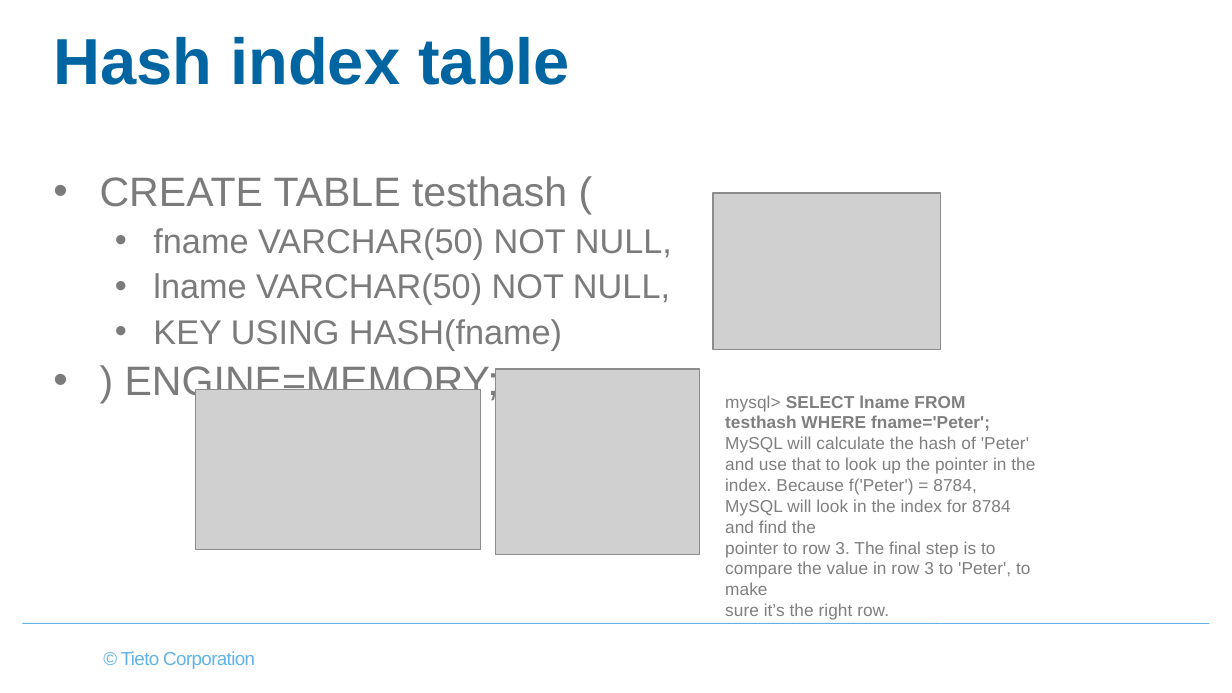
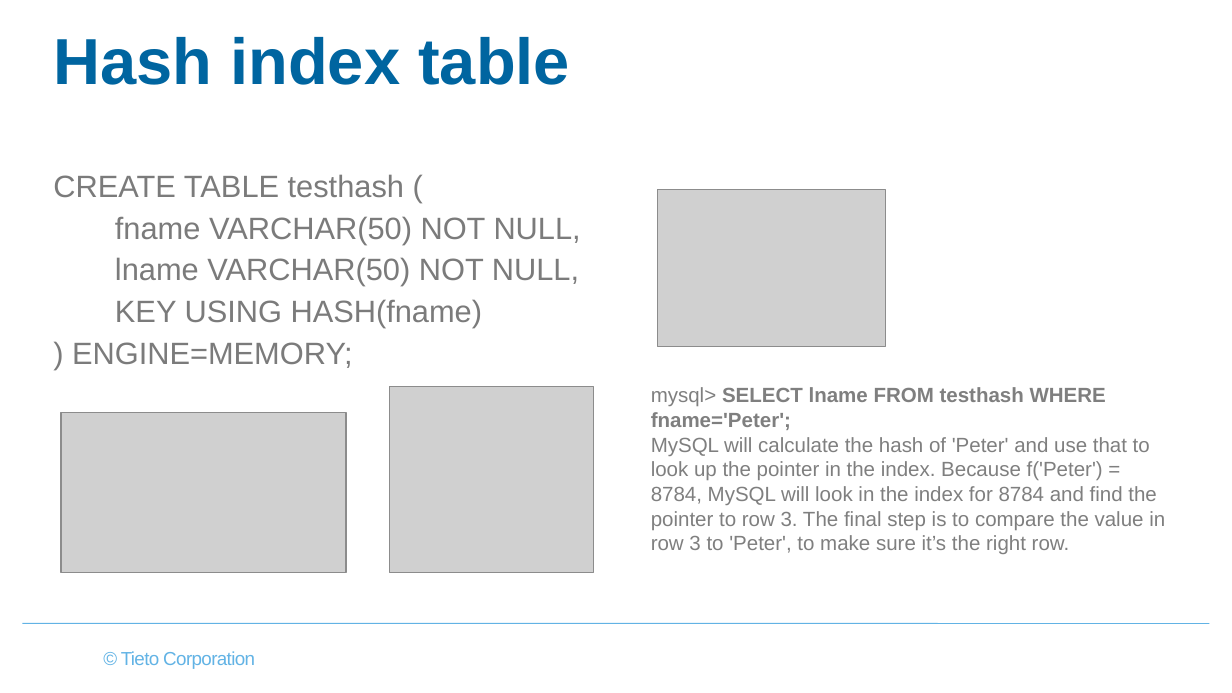
Before and after one commit to virh/case-study, a slide deck: slide 7 of vitess/MySQL Index & Orchestrator.pptx. Drawn at 1232x693 pixels with LibreOffice and Linux fonts; fonts in the diff are those of the drawing; grey boxes stand for pictures; background and template pictures are left out. Boxes give left, top, right and bottom in pixels: in the first picture for what was removed or moved away, otherwise in the second. Text is boxed around its words. In the diff, an @@ line names an element or a change of style, - is before the commit and + after.

Commit message:
update ppt

```diff
--- a/vitess/MySQL Index & Orchestrator.pptx
+++ b/vitess/MySQL Index & Orchestrator.pptx
@@ text "CREATE TABLE testhash (" at bbox=[53, 174, 581, 368]: size 24 to 18 pt in "CREATE TABLE testhash (", ") ENGINE=MEMORY;"; size 20 to 18 pt in "fname VARCHAR(50) NOT NULL,", "lname VARCHAR(50) NOT NULL,", "KEY USING HASH(fname)"; bullet • to none @@
@@ picture: place and size @@
-picture at bbox=[713, 193, 941, 350]
+picture at bbox=[658, 190, 886, 346]
@@ picture: place and size @@
-picture at bbox=[495, 370, 700, 556]
+picture at bbox=[389, 387, 594, 573]
@@ text "mysql> SELECT lname FROM testhash ...": place and size @@
-text "mysql> SELECT lname FROM testhash ..." at bbox=[725, 395, 1035, 620]
+text "mysql> SELECT lname FROM testhash ..." at bbox=[651, 387, 1165, 554]
@@ text at bbox=[651, 387, 1106, 430]: size 10.1 to 12 pt in "mysql> SELECT lname FROM testhash WHERE fname='Peter';" @@
@@ picture: place and size @@
-picture at bbox=[195, 389, 479, 549]
+picture at bbox=[62, 413, 346, 573]
@@ text at bbox=[651, 437, 1165, 554]: text changed; size 10.1 to 12 pt @@
-MySQL will calculate the hash of 'Peter' and use that to look up the pointer in the
-index. Because f('Peter') = 8784, MySQL will look in the index for 8784 and find the
-pointer to row 3. The final step is to compare the value in row 3 to 'Peter', to make
-sure it’s the right row.
+MySQL will calculate the hash of 'Peter' and use that to look up the pointer in the index. Because f('Peter') = 8784, MySQL will look in the index for 8784 and find the pointer to row 3. The final step is to compare the value in row 3 to 'Peter', to make sure it’s the right row.
```
Also in this commit, not shown: 28 other slides changed, 1 slide added, 1 slide removed.
